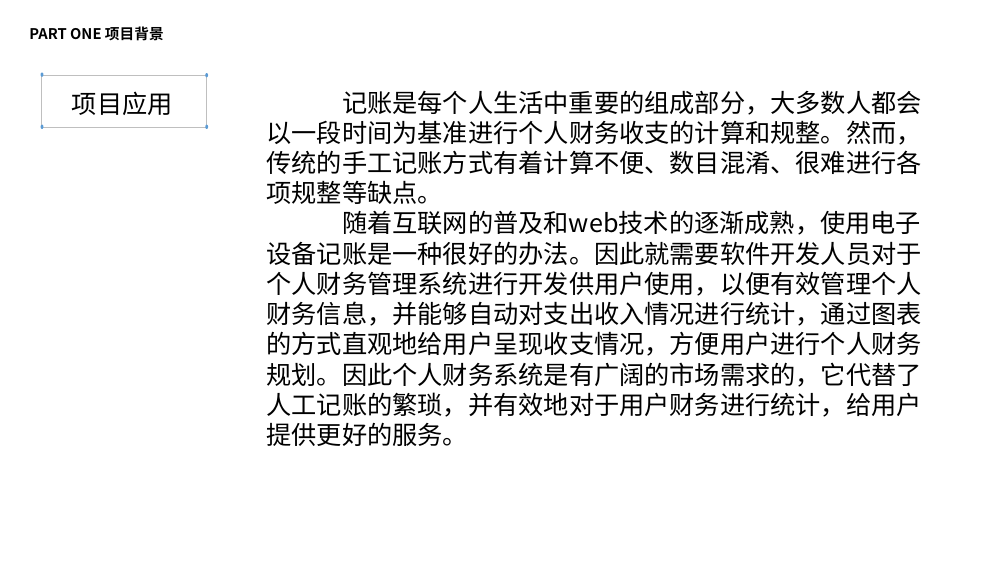
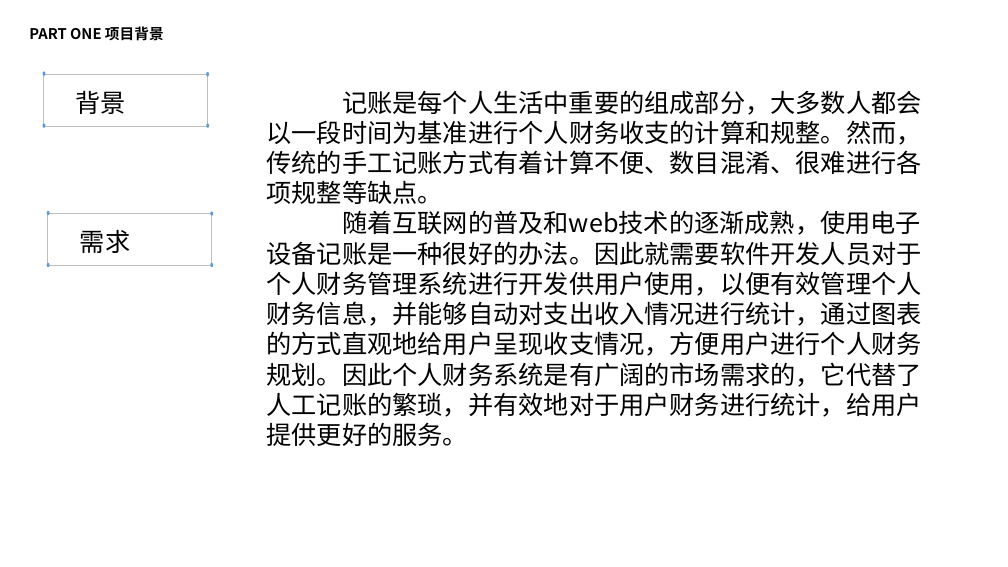
Before and after one commit to Jerrypie/Financial-management-system, a slide deck: slide 2 of 背景+前端架构+参考资料.pptx (slide 3 before the commit). Drawn at 1008x567 pixels with LibreOffice and Linux fonts; fonts in the diff are those of the drawing; background and template pictures are left out. Boxes give left, top, right and bottom in pixels: in the first picture for what was removed or moved away, otherwise in the second. Text is boxed around its words. In the diff, an @@ line names an element or a change of style, - is before the commit and + after.

```diff
--- a/背景+前端架构+参考资料.pptx
+++ b/背景+前端架构+参考资料.pptx
@@ text removed at (72, 91, 173, 115) @@
-项目应用
@@ text added at (76, 90, 126, 114), 24 pt, text #000000 @@
+背景
@@ text added at (80, 230, 130, 253), 24 pt, text #000000 @@
+需求
@@ group added at (47, 211, 213, 268): 4 ellipses, 1 rectangle @@
```
Also in this commit, not shown: 1 slide removed, 32 other files.
